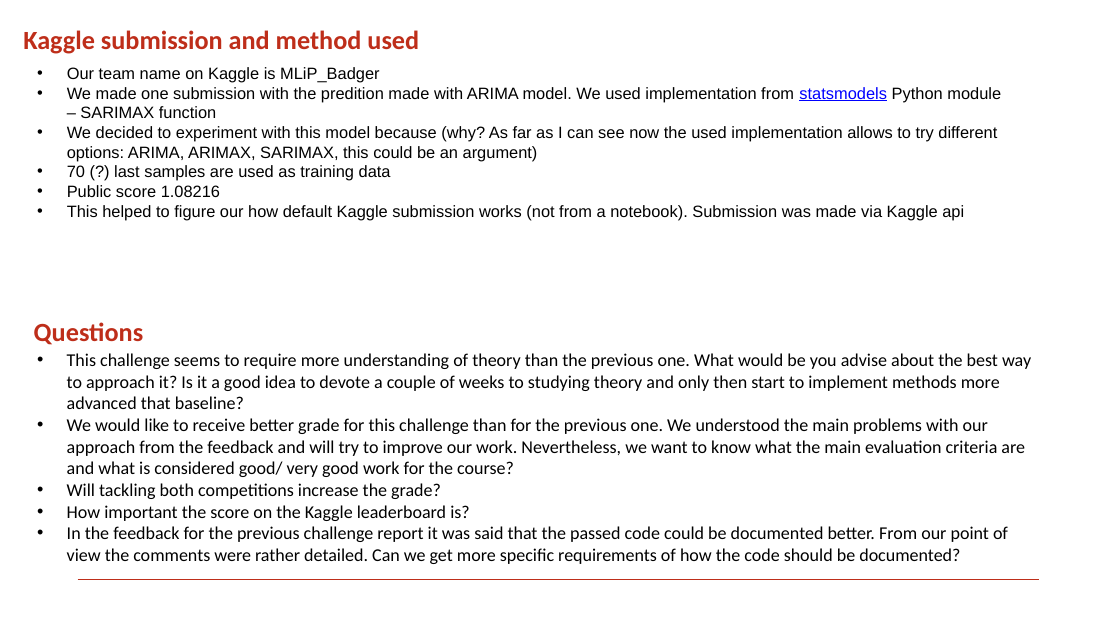
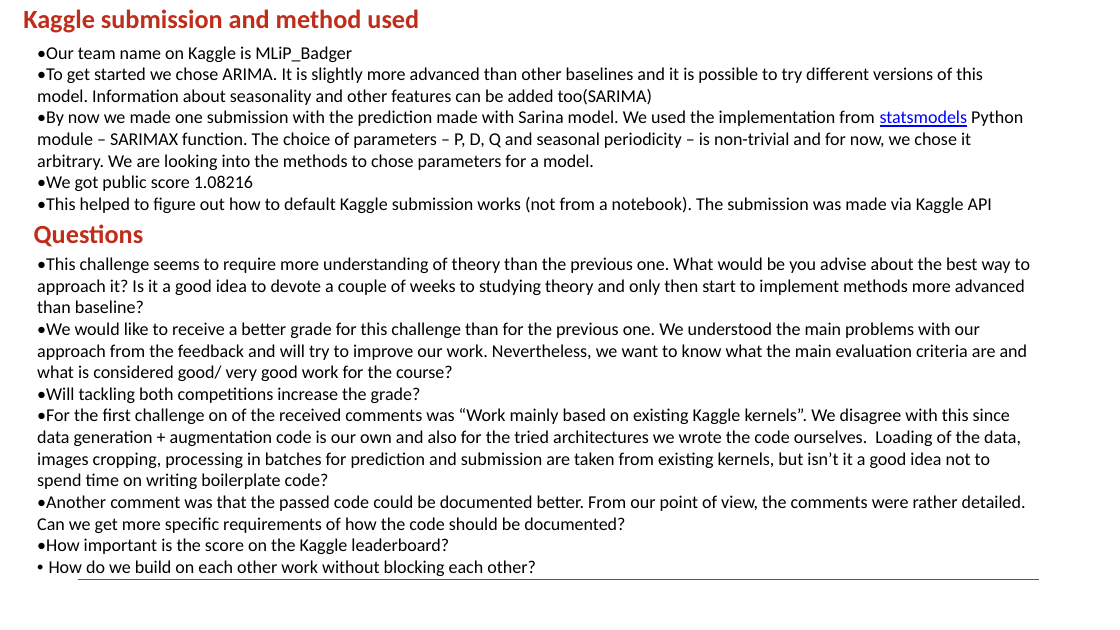
Before and after one commit to EvgeniyaMartynova/MLiP_M5, a slide deck: slide 1 of Presentation for Elena.pptx. Drawn at 1120x630 pixels with LibreOffice and Linux fonts; fonts in the diff are those of the drawing; background and template pictures are left out. Boxes give left, top, right and bottom in pixels: in the first picture for what was removed or moved away, otherwise in the second. Text is boxed around its words. In the diff, an @@ line names an element or a change of style, - is before the commit and + after.

Commit message:
Final presentation

```diff
--- a/Presentation for Elena.pptx
+++ b/Presentation for Elena.pptx
@@ title "Kaggle submission and method used": place and size @@
-title "Kaggle submission and method used" at (23, 30, 419, 54)
+title "Kaggle submission and method used" at (23, 9, 419, 33)
@@ text at (37, 46, 1023, 213): text changed; size 20 to 22 pt; font Arial to Calibri @@
-• Our team name on Kaggle is MLiP_Badger
-• We made one submission with the predition made with ARIMA model. We used implementation from statsmodels Python module – SARIMAX function
-• We decided to experiment with this model because (why? As far as I can see now the used implementation allows to try different options: ARIMA, ARIMAX, SARIMAX, this could be an argument)
-• 70 (?) last samples are used as training data
-• Public score 1.08216
-• This helped to figure our how default Kaggle submission works (not from a notebook). Submission was made via Kaggle api
+•Our team name on Kaggle is MLiP_Badger
+•To get started we chose ARIMA. It is slightly more advanced than other baselines and it is possible to try different versions of this model. Information about seasonality and other features can be added too(SARIMA)
+•By now we made one submission with the prediction made with Sarina model. We used the implementation from statsmodels Python module – SARIMAX function. The choice of parameters – P, D, Q and seasonal periodicity – is non-trivial and for now, we chose it arbitrary. We are looking into the methods to chose parameters for a model.
+•We got public score 1.08216
+•This helped to figure out how to default Kaggle submission works (not from a notebook). The submission was made via Kaggle API
@@ text "Questions": place and size @@
-text "Questions" at (34, 322, 143, 345)
+text "Questions" at (34, 224, 143, 247)
@@ text at (37, 257, 1030, 576): text changed @@
-• This challenge seems to require more understanding of theory than the previous one. What would be you advise about the best way to approach it? Is it a good idea to devote a couple of weeks to studying theory and only then start to implement methods more advanced that baseline?
-• We would like to receive better grade for this challenge than for the previous one. We understood the main problems with our approach from the feedback and will try to improve our work. Nevertheless, we want to know what the main evaluation criteria are and what is considered good/ very good work for the course?
-• Will tackling both competitions increase the grade?
-• How important the score on the Kaggle leaderboard is?
-• In the feedback for the previous challenge report it was said that the passed code could be documented better. From our point of view the comments were rather detailed. Can we get more specific requirements of how the code should be documented?
+•This challenge seems to require more understanding of theory than the previous one. What would be you advise about the best way to approach it? Is it a good idea to devote a couple of weeks to studying theory and only then start to implement methods more advanced than baseline?
+•We would like to receive a better grade for this challenge than for the previous one. We understood the main problems with our approach from the feedback and will try to improve our work. Nevertheless, we want to know what the main evaluation criteria are and what is considered good/ very good work for the course?
+•Will tackling both competitions increase the grade?
+•For the first challenge on of the received comments was “Work mainly based on existing Kaggle kernels”. We disagree with this since data generation + augmentation code is our own and also for the tried architectures we wrote the code ourselves. Loading of the data, images cropping, processing in batches for prediction and submission are taken from existing kernels, but isn’t it a good idea not to spend time on writing boilerplate code?
+•Another comment was that the passed code could be documented better. From our point of view, the comments were rather detailed. Can we get more specific requirements of how the code should be documented?
+•How important is the score on the Kaggle leaderboard?
+• How do we build on each other work without blocking each other?
```
Also in this commit, not shown: 2 other files.
